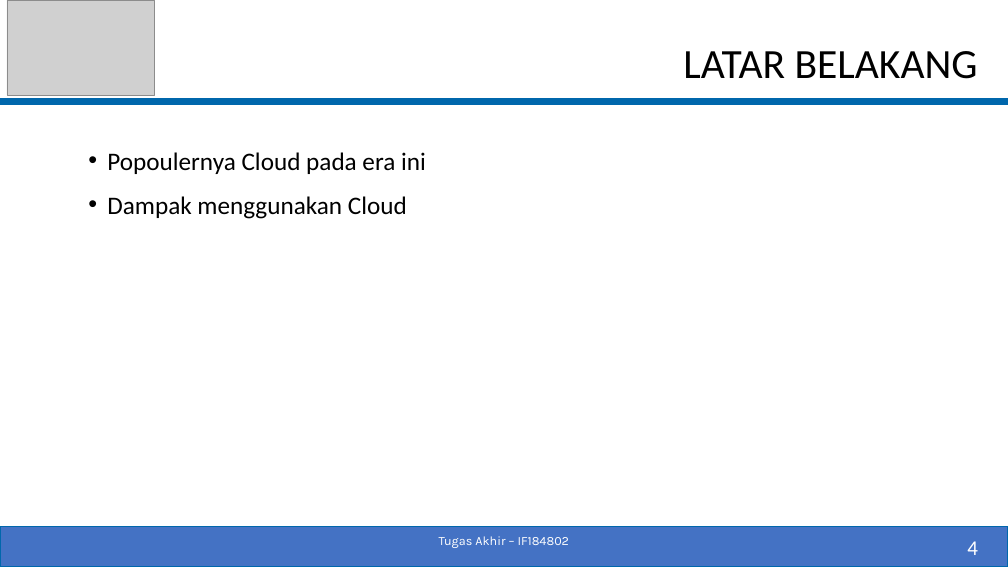
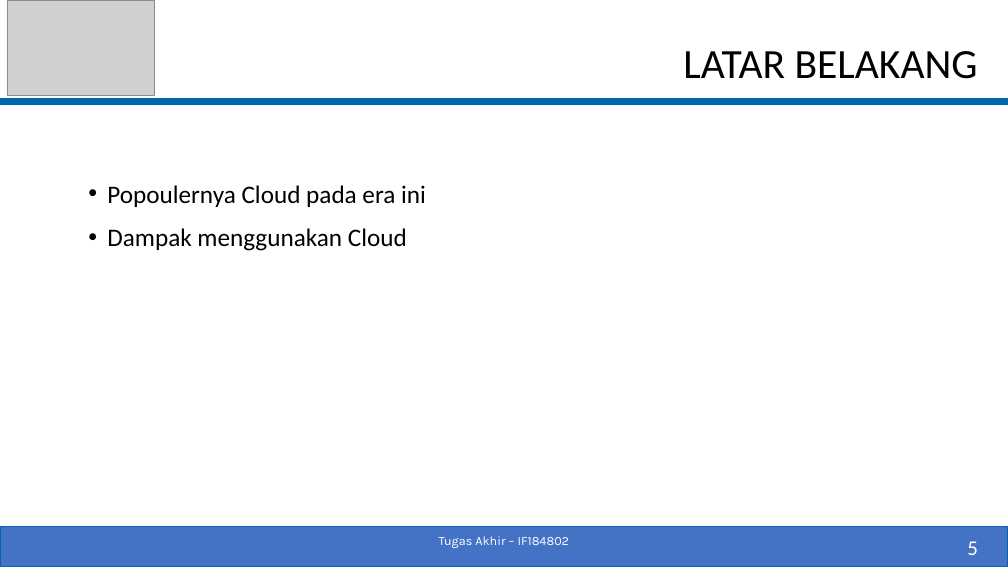
Before and after one commit to fajrisalam/Tugas-Akhir, a slide deck: slide 5 of PPT_SIDANG.pptx (slide 4 before the commit). Drawn at 1008x567 pixels with LibreOffice and Linux fonts; fonts in the diff are those of the drawing; grey boxes stand for pictures. Boxes give left, top, right and bottom in pixels: in the first picture for what was removed or moved away, otherwise in the second. Text is boxed around its words. In the diff, an @@ line names an element or a change of style, - is before the commit and + after.

```diff
--- a/PPT_SIDANG.pptx
+++ b/PPT_SIDANG.pptx
@@ text "Popoulernya Cloud pada era ini": place and size @@
-text "Popoulernya Cloud pada era ini" at box(107, 152, 426, 219)
+text "Popoulernya Cloud pada era ini" at box(107, 185, 426, 251)
@@ page number at box(967, 541, 978, 555): text changed @@
-4
+5
```
Also in this commit, not shown: 14 other slides changed, 5 slides added, 5 slides removed, 1 other file.
